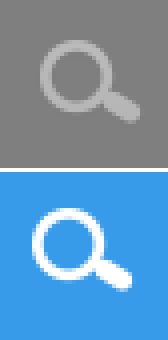
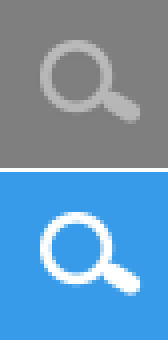
Before/after of a 168x340 layered artwork. What changed in the layer stack:
painted on "形状 5 副本" over [32, 208, 144, 296]
